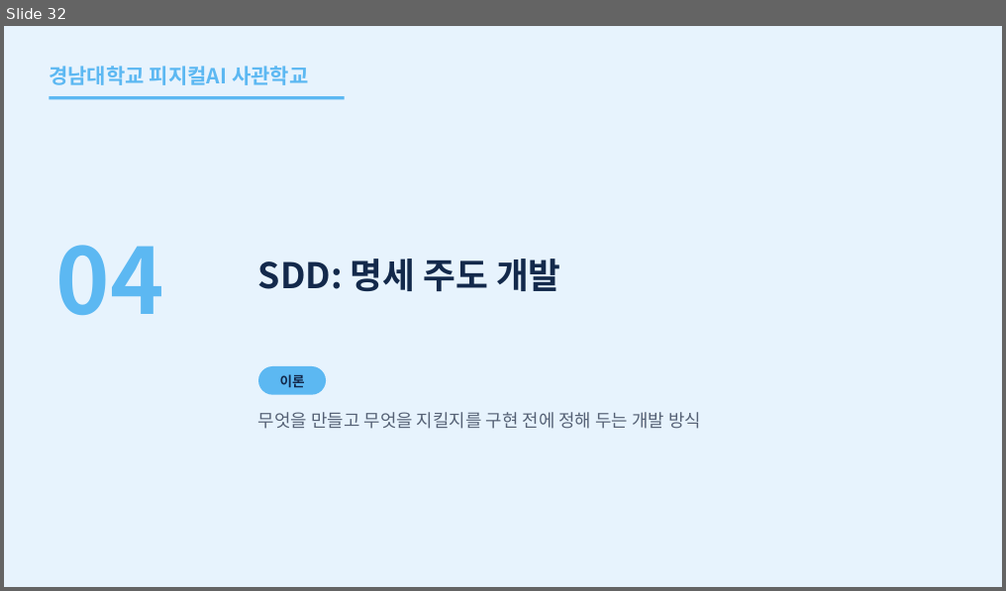
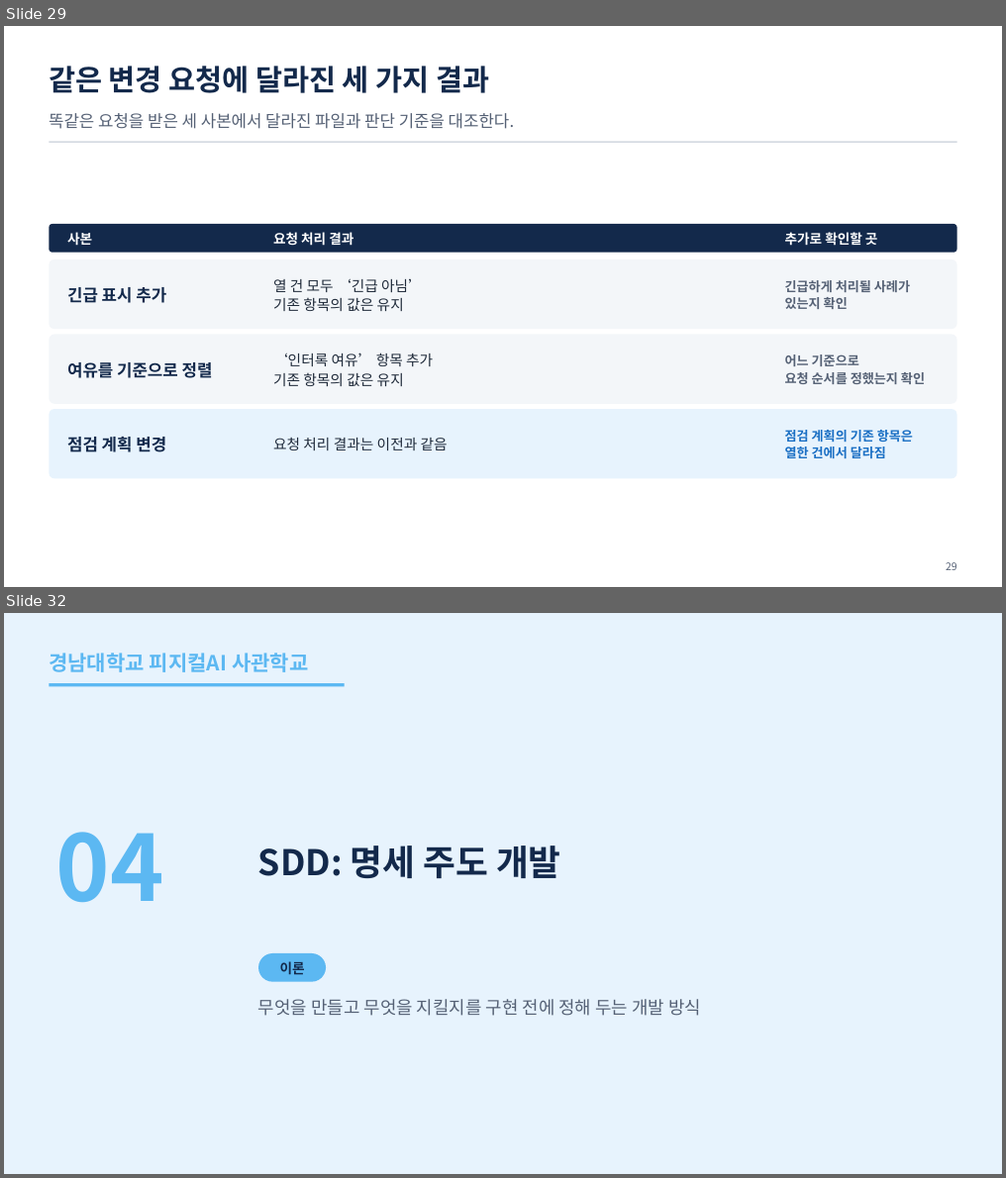
Before and after one commit to uengine-oss/hyd-iot-edu, a slide deck: workspace/강의제작/산출물/통합반/이론/07회차/통합반_07일차.pptx. Shown one above the other, each under a label of ours: slide 32 before the commit, slides 29 and 32 after it; the slides between them are not shown. The pictures are 1006x591 and 1006x1178 pixels, drawn with LibreOffice and Linux fonts; fonts in the diff are those of the drawing. Boxes give left, top, right and bottom in pixels: in the first picture for what was removed or moved away, otherwise in the second. Text is boxed around its words. In the diff, an @@ line names an element or a change of style, - is before the commit and + after.

Commit message:
통합반 7회차 26~31장 실제 변경 기록으로 본문 347초와 강조를 검증

```diff
--- a/workspace/강의제작/산출물/통합반/이론/07회차/통합반_07일차.pptx
+++ b/workspace/강의제작/산출물/통합반/이론/07회차/통합반_07일차.pptx
@@ slide 29 added at (x1=4, y1=26, x2=1002, y2=587), background #FFFFFF @@
@@ text added at (x1=49, y1=66, x2=489, y2=93), 28 pt, text #13294B, bold @@
+같은 변경 요청에 달라진 세 가지 결과
@@ text added at (x1=49, y1=113, x2=515, y2=129), 16 pt, text #556175 @@
+똑같은 요청을 받은 세 사본에서 달라진 파일과 판단 기준을 대조한다.
@@ rectangle added at (x1=49, y1=141, x2=957, y2=143), fill #D3D9E1 @@
@@ rounded rectangle added at (x1=49, y1=224, x2=957, y2=252), fill #13294B @@
@@ text added at (x1=67, y1=232, x2=92, y2=246), 13 pt, text #FFFFFF, bold @@
+사본
@@ text added at (x1=273, y1=232, x2=353, y2=246), 13 pt, text #FFFFFF, bold @@
+요청 처리 결과
@@ text added at (x1=785, y1=232, x2=878, y2=246), 13 pt, text #FFFFFF, bold @@
+추가로 확인할 곳
@@ rounded rectangle added at (x1=49, y1=260, x2=957, y2=329), fill #F3F6F9 @@
@@ text added at (x1=67, y1=287, x2=166, y2=303), 16 pt, text #13294B, bold @@
+긴급 표시 추가
@@ text added at (x1=273, y1=278, x2=423, y2=311), 14 pt, text #1F2A3A @@
+열 건 모두 ‘긴급 아님’
+기존 항목의 값은 유지
@@ text added at (x1=785, y1=280, x2=910, y2=309), 12.5 pt, text #556175, bold @@
+긴급하게 처리될 사례가
+있는지 확인
@@ rounded rectangle added at (x1=49, y1=335, x2=957, y2=404), fill #F3F6F9 @@
@@ text added at (x1=67, y1=363, x2=213, y2=378), 16 pt, text #13294B, bold @@
+여유를 기준으로 정렬
@@ text added at (x1=273, y1=353, x2=433, y2=386), 14 pt, text #1F2A3A @@
+‘인터록 여유’ 항목 추가
+기존 항목의 값은 유지
@@ text added at (x1=785, y1=355, x2=925, y2=384), 12.5 pt, text #556175, bold @@
+어느 기준으로
+요청 순서를 정했는지 확인
@@ rounded rectangle added at (x1=49, y1=409, x2=957, y2=478), fill #E7F3FD @@
@@ text added at (x1=67, y1=437, x2=166, y2=453), 16 pt, text #13294B, bold @@
+점검 계획 변경
@@ text added at (x1=273, y1=438, x2=448, y2=451), 14 pt, text #1F2A3A @@
+요청 처리 결과는 이전과 같음
@@ text added at (x1=785, y1=430, x2=913, y2=459), 12.5 pt, text #1A6FC4, bold @@
+점검 계획의 기존 항목은
+열한 건에서 달라짐
@@ text added at (x1=945, y1=563, x2=957, y2=570), 10 pt, text #556175 @@
+29
```
Also in this commit, not shown: 4 slides changed, 1 slide removed, 26 other files.
